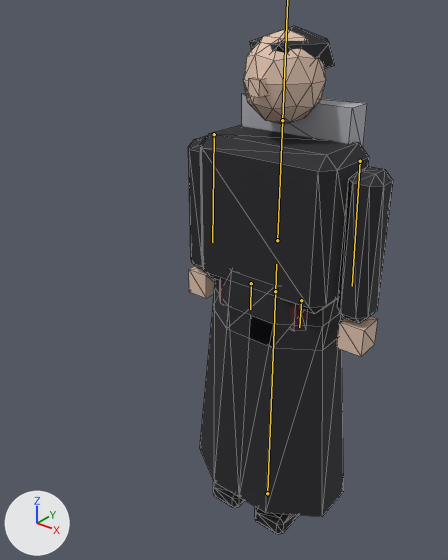
Before and after pictures for a commit that changed the glTF model public/assets/pike.glb.
Both versions are drawn from a 50 mm camera at (1.111, -1.689, 1.998) aimed at (-0.113, -0.16, 1.05). Every picture has the same lights, and +X, +Y and +Z are marked at lower left. The first picture is the older version. The bones that bend it are drawn over the model as lines. Mesh edges are drawn as thin lines.

Names of what the first picture shows: 'pike_arm.L', 'pike_arm.R', 'pike_coat', 'pike_collar', 'pike_hair', 'pike_hand.L', 'pike_hand.R', 'pike_head', 'pike_nose', 'pike_shoe.L', 'pike_skirt.L', 'pike_skirt.R', 'pike_torso' and 2 more.
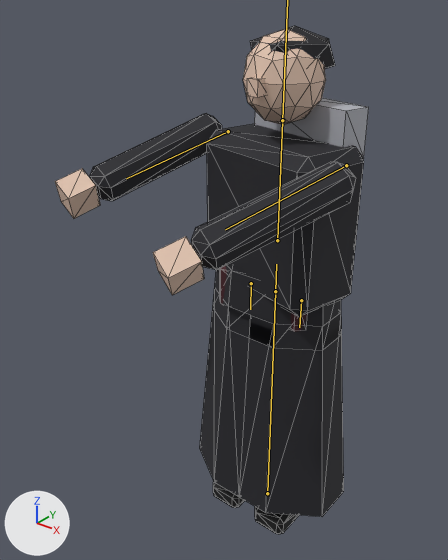
The newer file adds an action. The first version stands in its rest pose; the second is drawn at frame 4 of the action 'AimBat'.

Patch to the scene script:
```diff
--- a/public/assets/pike.glb.py
+++ b/public/assets/pike.glb.py
@@ bone_chest @@
 bone_chest = bpy.data.objects['pike'].pose.bones['chest']  # child of 'hips'
-bone_chest.rotation_quaternion = (1.0, 0.0, 0.0, 0.0)  # degrees (0, 0, 0)
+bone_chest.rotation_quaternion = (0.993, 0.0, -0.122, 0.0)  # degrees (0, -14, 0)
@@ bone_arm_l @@
 bone_arm_l = bpy.data.objects['pike'].pose.bones['arm.L']  # child of 'chest'
-bone_arm_l.rotation_quaternion = (1.0, 0.0, 0.0, 0.0)  # degrees (0, 0, 0)
+bone_arm_l.rotation_quaternion = (-0.801, 0.539, 0.145, -0.215)  # degrees (-68, 0, 30)
@@ bone_arm_r @@
 bone_arm_r = bpy.data.objects['pike'].pose.bones['arm.R']  # child of 'chest'
-bone_arm_r.rotation_quaternion = (1.0, 0.0, 0.0, 0.0)  # degrees (0, 0, 0)
+bone_arm_r.rotation_quaternion = (-0.789, 0.572, 0.132, -0.182)  # degrees (-72, 0, 26)
@@ bone_head @@
 bone_head = bpy.data.objects['pike'].pose.bones['head']  # child of 'chest'
-bone_head.rotation_quaternion = (1.0, 0.0, 0.0, 0.0)  # degrees (0, 0, 0)
+bone_head.rotation_quaternion = (0.995, 0.0, 0.105, 0.0)  # degrees (0, 12, 0)
```

Boxes [x1, y1, x2, y2] around the edits, measured in the pictures (448 x 560 px):
'pike_torso', posed (7% narrower): before [201, 125, 369, 314]; after [207, 123, 364, 317]
'pike_arm.L', posed (191% wider, 31% shorter): before [337, 166, 393, 323]; after [191, 162, 356, 270]
'pike_arm.R', posed: before [188, 136, 207, 269]; after [90, 113, 222, 201]
'pike_collar', posed (9% narrower, 13% taller): before [242, 93, 367, 147]; after [255, 98, 369, 159]
'pike_hand.L', posed: before [337, 316, 378, 357]; after [153, 236, 204, 295]
'pike_hand.R', posed: before [189, 266, 215, 298]; after [55, 169, 100, 218]
'pike_hair', posed: before [250, 26, 335, 68]; after [250, 26, 335, 69]
'pike_nose', posed: before [248, 77, 267, 97]; after [247, 77, 265, 97]
bone 'arm.L', root to tip: before (360, 161) to (352, 286); after (346, 165) to (225, 229)
bone 'arm.R', root to tip: before (214, 134) to (212, 242); after (228, 131) to (126, 178)
